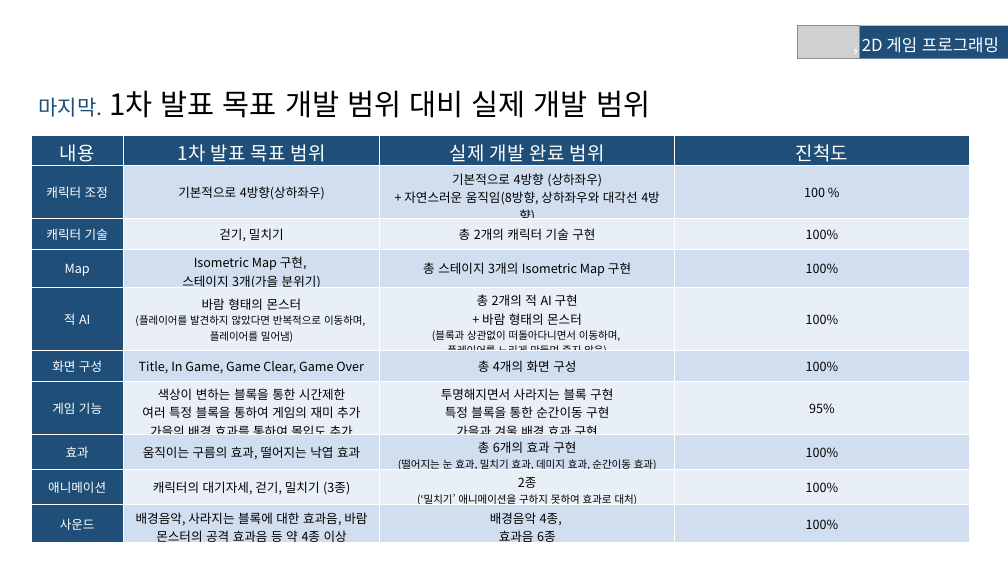
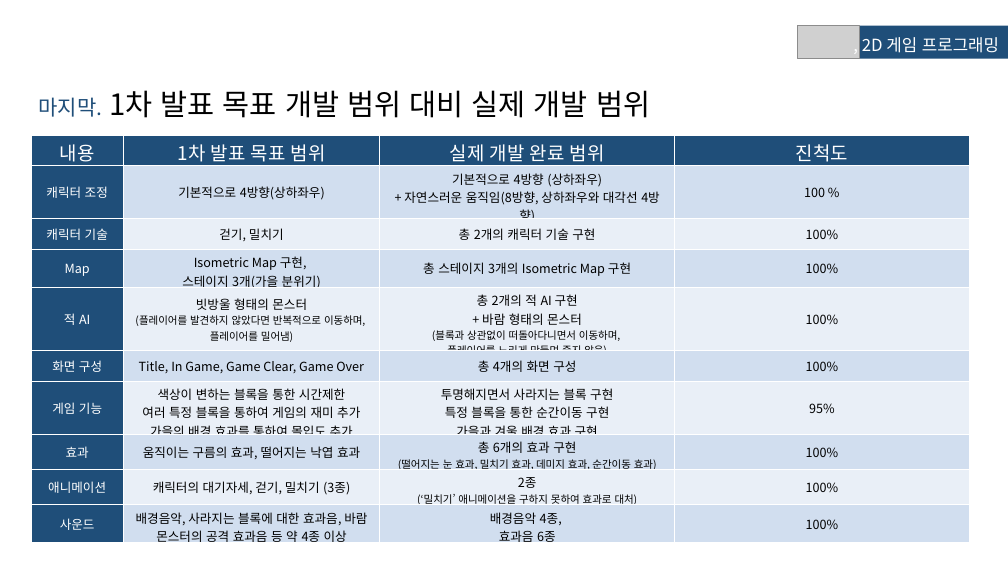
Before and after one commit to onuvy6/2DGP_Project, a slide deck: slide 2 of 2015_2dgp_최종발표_2010182033_이승철.pptx. Drawn at 1008x567 pixels with LibreOffice and Linux fonts; fonts in the diff are those of the drawing; grey boxes stand for pictures. Boxes give left, top, right and bottom in pixels: in the first picture for what was removed or moved away, otherwise in the second. Text is boxed around its words. In the diff, an @@ line names an element or a change of style, - is before the commit and + after.

```diff
--- a/2015_2dgp_최종발표_2010182033_이승철.pptx
+++ b/2015_2dgp_최종발표_2010182033_이승철.pptx
@@ table at [31, 135, 969, 549] @@
-row 5, column 2: 바람 형태의 몬스터 (플레이어를 발견하지 않았다면 반복적으로 이동하며, 플레이어를 밀어냄)
+row 5, column 2: 빗방울 형태의 몬스터 (플레이어를 발견하지 않았다면 반복적으로 이동하며, 플레이어를 밀어냄)
```
Also in this commit, not shown: 1 other file.
